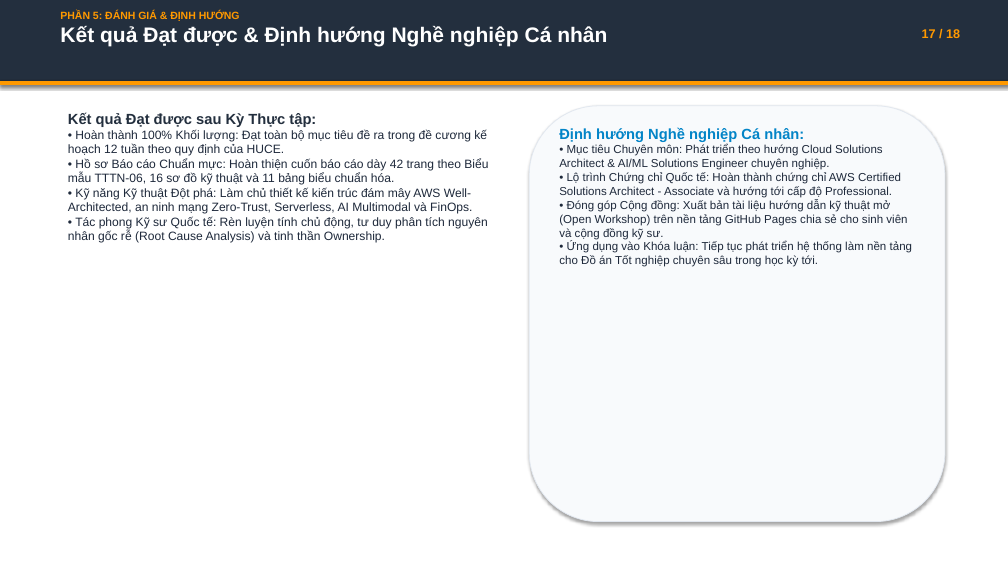
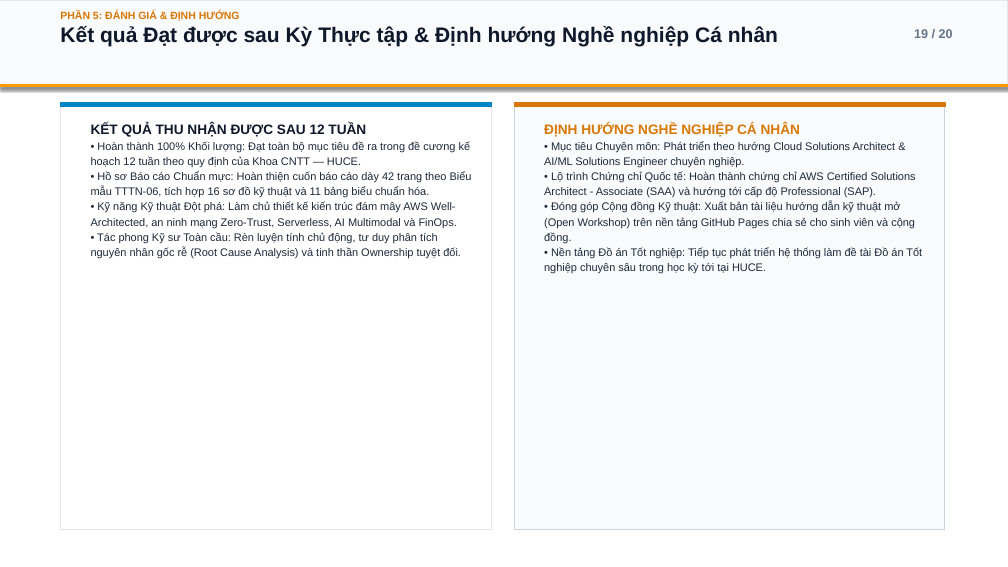
Before and after one commit to Lamhuy0489/workshop, a slide deck: slide 19 of static/downloads/Slide_Bao_Cao_Tot_Nghiep_HUCE_Lam_Quang_Huy.pptx (slide 17 before the commit). Drawn at 1008x567 pixels with LibreOffice and Linux fonts; fonts in the diff are those of the drawing. Boxes give left, top, right and bottom in pixels: in the first picture for what was removed or moved away, otherwise in the second. Text is boxed around its words. In the diff, an @@ line names an element or a change of style, - is before the commit and + after.

Commit message:
feat: cap nhat bo slide thuyet trinh Light Theme PPTX PDF va so do Retina kiem chung

```diff
--- a/static/downloads/Slide_Bao_Cao_Tot_Nghiep_HUCE_Lam_Quang_Huy.pptx
+++ b/static/downloads/Slide_Bao_Cao_Tot_Nghiep_HUCE_Lam_Quang_Huy.pptx
@@ rectangle: place and size @@
-rectangle at <box>0,0,1008,83</box>
+rectangle at <box>0,0,1008,87</box>
@@ rectangle at <box>0,0,1008,87</box>: fill #232F3E to #F8FAFC; outline #232F3E 0.75 pt to #E2E8F0 1 pt @@
@@ text at <box>60,26,778,47</box>: text changed; text colour #FFFFFF to #0F172A @@
-Kết quả Đạt được & Định hướng Nghề nghiệp Cá nhân
+Kết quả Đạt được sau Kỳ Thực tập & Định hướng Nghề nghiệp Cá nhân
@@ text at <box>60,11,240,21</box>: text colour #FF9900 to #D97706 in "PHẦN 5: ĐÁNH GIÁ & ĐỊNH HƯỚNG" @@
@@ text added at <box>914,29,953,38</box>, 12 pt, text #64748B, bold @@
+19 / 20
@@ text removed at <box>922,29,960,38</box> @@
-17 / 18
@@ rectangle added at <box>60,102,492,529</box>, fill #FFFFFF, outline #E2E8F0 1 pt @@
@@ rectangle added at <box>60,102,492,107</box>, fill #0284C7, outline #0284C7 0.75 pt @@
@@ text "KẾT QUẢ THU NHẬN ĐƯỢC ...": place and size @@
-text "KẾT QUẢ THU NHẬN ĐƯỢC ..." at <box>68,112,488,243</box>
+text "KẾT QUẢ THU NHẬN ĐƯỢC ..." at <box>91,123,472,259</box>
@@ rectangle added at <box>514,102,945,529</box>, fill #F8FAFC, outline #CBD5E1 1 pt @@
@@ rectangle added at <box>514,102,945,107</box>, fill #D97706, outline #D97706 0.75 pt @@
@@ rounded rectangle removed at <box>529,106,945,522</box> @@
@@ text "ĐỊNH HƯỚNG NGHỀ NGHIỆP CÁ ...": place and size @@
-text "ĐỊNH HƯỚNG NGHỀ NGHIỆP CÁ ..." at <box>559,127,912,267</box>
+text "ĐỊNH HƯỚNG NGHỀ NGHIỆP CÁ ..." at <box>544,123,922,274</box>
@@ text at <box>91,123,472,198</box>: text changed; size 11.5 to 10.5 pt @@
-Kết quả Đạt được sau Kỳ Thực tập:
-• Hoàn thành 100% Khối lượng: Đạt toàn bộ mục tiêu đề ra trong đề cương kế hoạch 12 tuần theo quy định của HUCE.
-• Hồ sơ Báo cáo Chuẩn mực: Hoàn thiện cuốn báo cáo dày 42 trang theo Biểu mẫu TTTN-06, 16 sơ đồ kỹ thuật và 11 bảng biểu chuẩn hóa.
+KẾT QUẢ THU NHẬN ĐƯỢC SAU 12 TUẦN
+• Hoàn thành 100% Khối lượng: Đạt toàn bộ mục tiêu đề ra trong đề cương kế hoạch 12 tuần theo quy định của Khoa CNTT — HUCE.
+• Hồ sơ Báo cáo Chuẩn mực: Hoàn thiện cuốn báo cáo dày 42 trang theo Biểu mẫu TTTN-06, tích hợp 16 sơ đồ kỹ thuật và 11 bảng biểu chuẩn hóa.
@@ text at <box>544,123,800,137</box>: text changed; size 14 to 13 pt; text colour #0284C7 to #D97706 @@
-Định hướng Nghề nghiệp Cá nhân:
+ĐỊNH HƯỚNG NGHỀ NGHIỆP CÁ NHÂN
@@ text at <box>544,141,896,167</box>: size 11 to 10.5 pt in "• Mục tiêu Chuyên môn: Phát triển ..."; line spacing 1 to 1.15 @@
@@ text at <box>544,172,922,274</box>: text changed; size 11 to 10.5 pt @@
-• Lộ trình Chứng chỉ Quốc tế: Hoàn thành chứng chỉ AWS Certified Solutions Architect - Associate và hướng tới cấp độ Professional.
-• Đóng góp Cộng đồng: Xuất bản tài liệu hướng dẫn kỹ thuật mở (Open Workshop) trên nền tảng GitHub Pages chia sẻ cho sinh viên và cộng đồng kỹ sư.
-• Ứng dụng vào Khóa luận: Tiếp tục phát triển hệ thống làm nền tảng cho Đồ án Tốt nghiệp chuyên sâu trong học kỳ tới.
+• Lộ trình Chứng chỉ Quốc tế: Hoàn thành chứng chỉ AWS Certified Solutions Architect - Associate (SAA) và hướng tới cấp độ Professional (SAP).
+• Đóng góp Cộng đồng Kỹ thuật: Xuất bản tài liệu hướng dẫn kỹ thuật mở (Open Workshop) trên nền tảng GitHub Pages chia sẻ cho sinh viên và cộng đồng.
+• Nền tảng Đồ án Tốt nghiệp: Tiếp tục phát triển hệ thống làm đề tài Đồ án Tốt nghiệp chuyên sâu trong học kỳ tới tại HUCE.
@@ text at <box>91,202,457,228</box>: size 11.5 to 10.5 pt in "• Kỹ năng Kỹ thuật Đột phá: ..."; line spacing 1 to 1.15 @@
@@ text at <box>91,232,461,259</box>: text changed; size 11.5 to 10.5 pt @@
-• Tác phong Kỹ sư Quốc tế: Rèn luyện tính chủ động, tư duy phân tích nguyên nhân gốc rễ (Root Cause Analysis) và tinh thần Ownership.
+• Tác phong Kỹ sư Toàn cầu: Rèn luyện tính chủ động, tư duy phân tích nguyên nhân gốc rễ (Root Cause Analysis) và tinh thần Ownership tuyệt đối.
```
Also in this commit, not shown: 14 other slides changed, 5 slides added, 3 slides removed, 7 other files.
